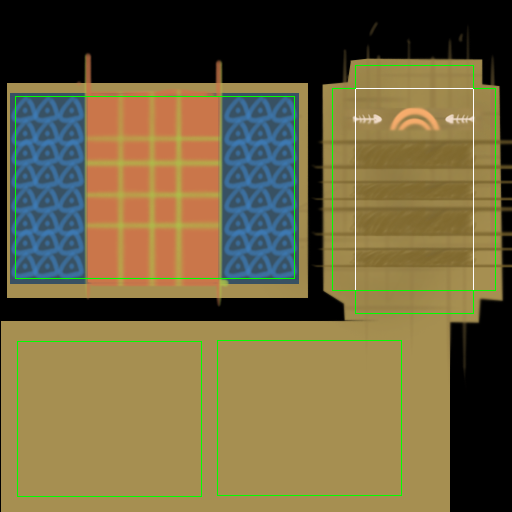
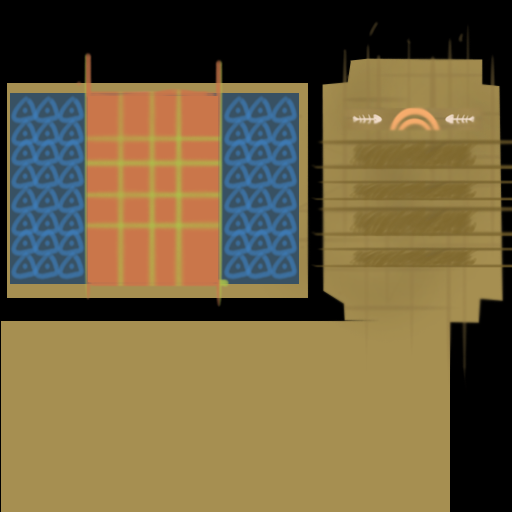
Layer changes from the first 512x512 image to the second:
hid "Layer 0" over [left=15, top=65, right=496, bottom=497]
